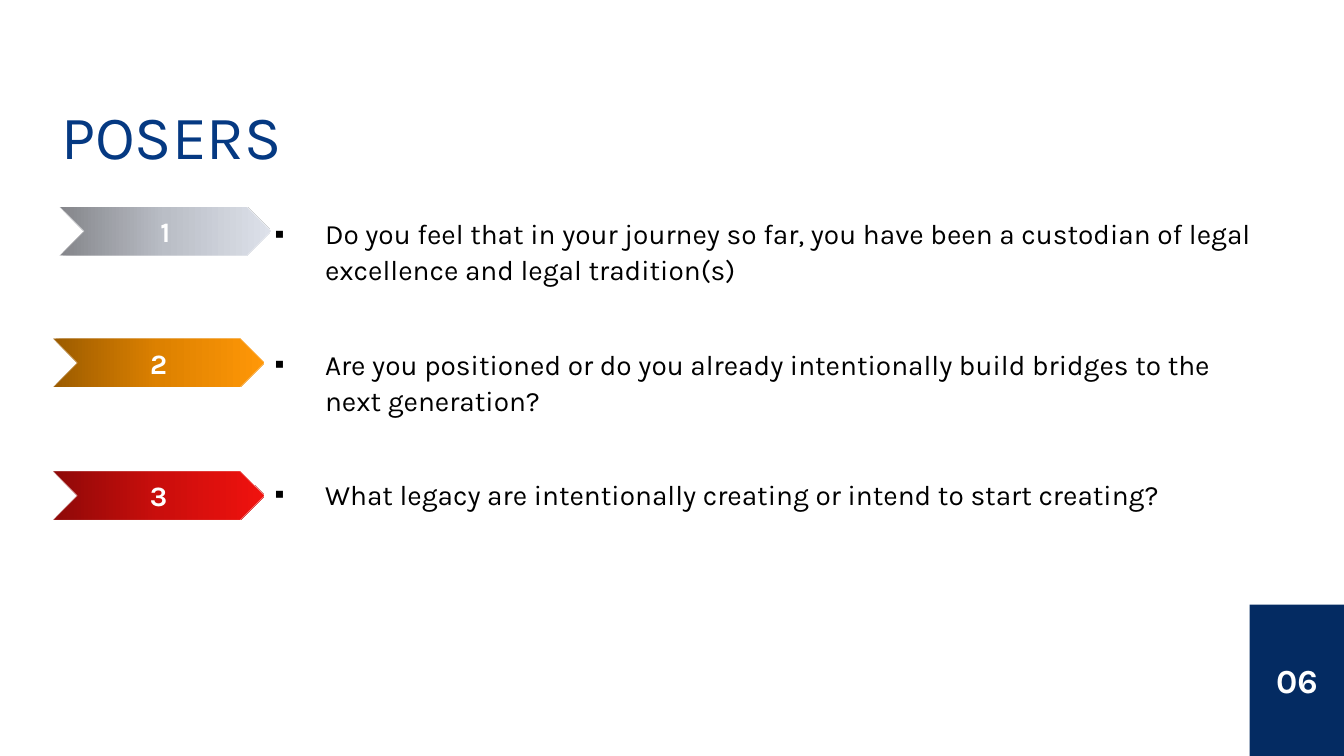
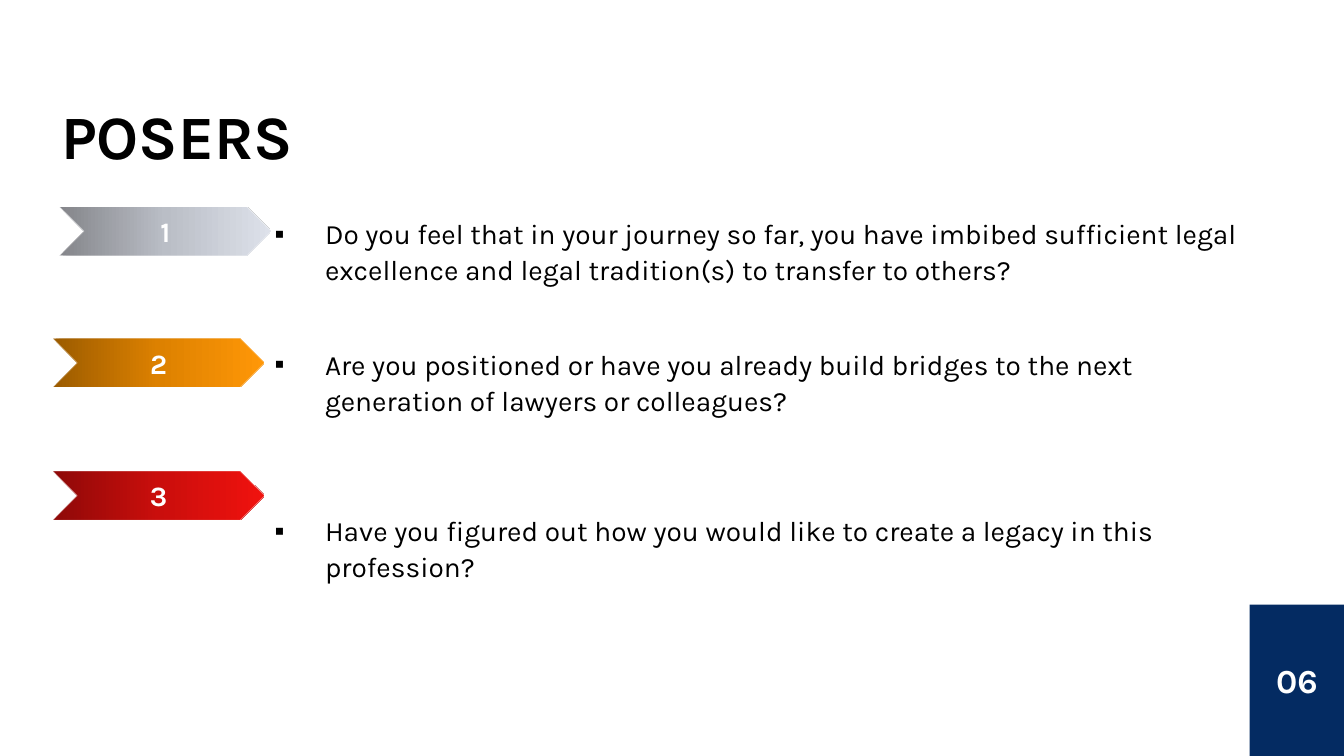
Before and after one commit to BOSANigeria/website-launch-2025, a slide deck: slide 6 of public/assets/induction/Mentorship & Knowledge Transfer - Preserving The Standard of The Inner Bar.pptx. Drawn at 1344x756 pixels with LibreOffice and Linux fonts; fonts in the diff are those of the drawing. Boxes give left, top, right and bottom in pixels: in the first picture for what was removed or moved away, otherwise in the second. Text is boxed around its words. In the diff, an @@ line names an element or a change of style, - is before the commit and + after.

```diff
--- a/public/assets/induction/Mentorship & Knowledge Transfer - Preserving The Standard of The Inner Bar.pptx
+++ b/public/assets/induction/Mentorship & Knowledge Transfer - Preserving The Standard of The Inner Bar.pptx
@@ title "POSERS" at box(61, 118, 293, 160): text colour #053982 to #000000, bold on @@
@@ text at box(325, 224, 1236, 584): text changed @@
-▪ Do you feel that in your journey so far, you have been a custodian of legal excellence and legal tradition(s)
-▪ Are you positioned or do you already intentionally build bridges to the next generation?
-▪ What legacy are intentionally creating or intend to start creating?
+▪ Do you feel that in your journey so far, you have imbibed sufficient legal excellence and legal tradition(s) to transfer to others?
+▪ Are you positioned or have you already build bridges to the next generation of lawyers or colleagues?
+▪ Have you figured out how you would like to create a legacy in this profession?
```
Also in this commit, not shown: 16 other slides changed, 2 slides added, 1 slide removed.
